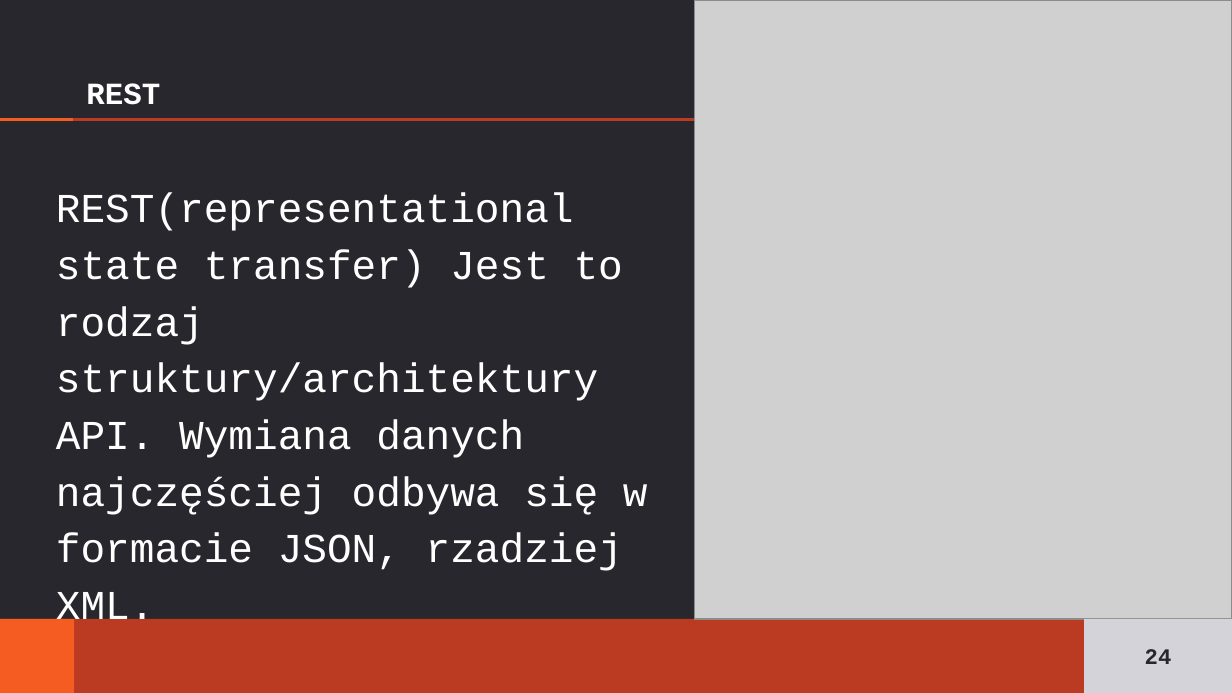
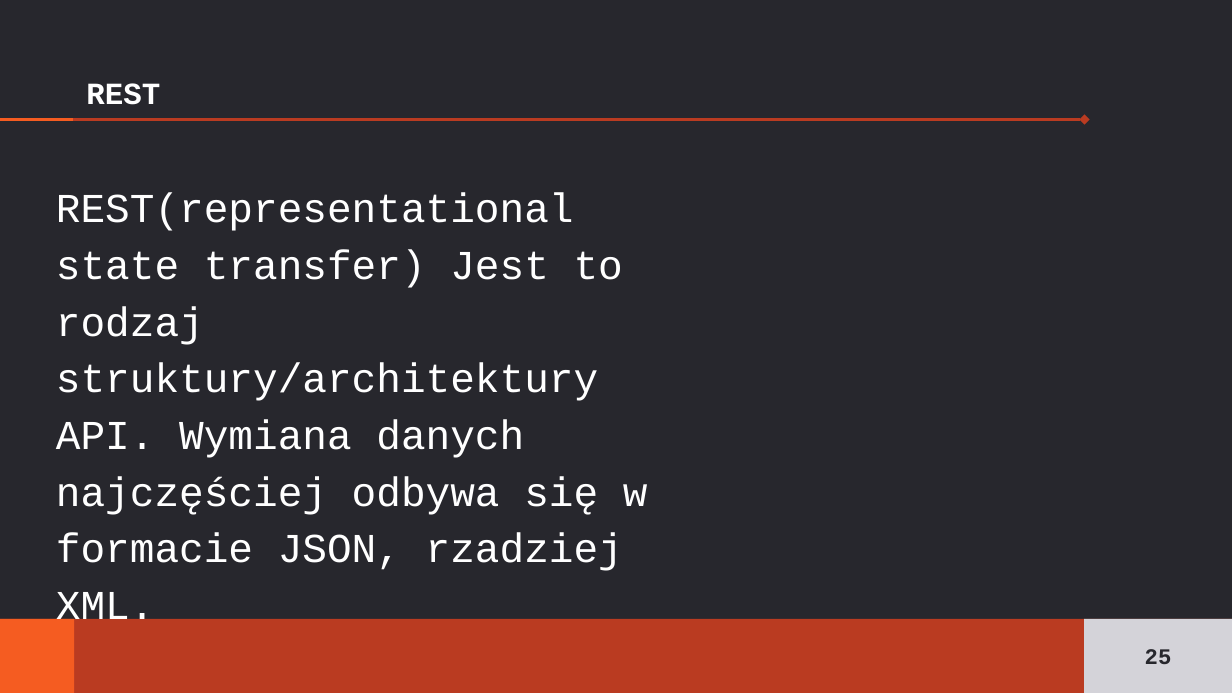
Before and after one commit to zelechowskij/JPWP-odpowiedzi, a slide deck: slide 25 of Zelechowksi_Aledroggo.pptx (slide 24 before the commit). Drawn at 1232x693 pixels with LibreOffice and Linux fonts; fonts in the diff are those of the drawing; grey boxes stand for pictures. Boxes give left, top, right and bottom in pixels: in the first picture for what was removed or moved away, otherwise in the second. Text is boxed around its words. In the diff, an @@ line names an element or a change of style, - is before the commit and + after.

```diff
--- a/Zelechowksi_Aledroggo.pptx
+++ b/Zelechowksi_Aledroggo.pptx
@@ picture removed at box(695, 0, 1232, 618) @@
@@ page number at box(1145, 649, 1172, 664): text changed @@
-24
+25
```
Also in this commit, not shown: 10 other slides changed, 3 slides added, 1 slide removed.
